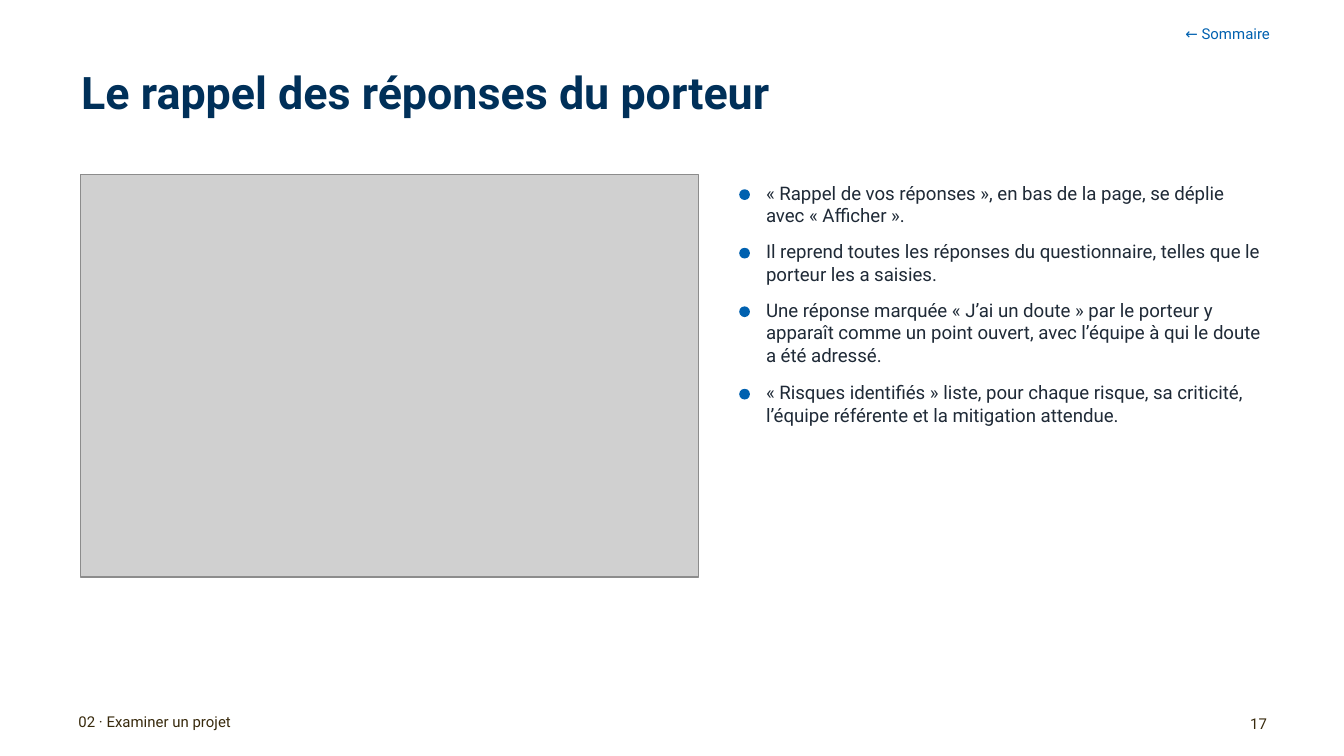
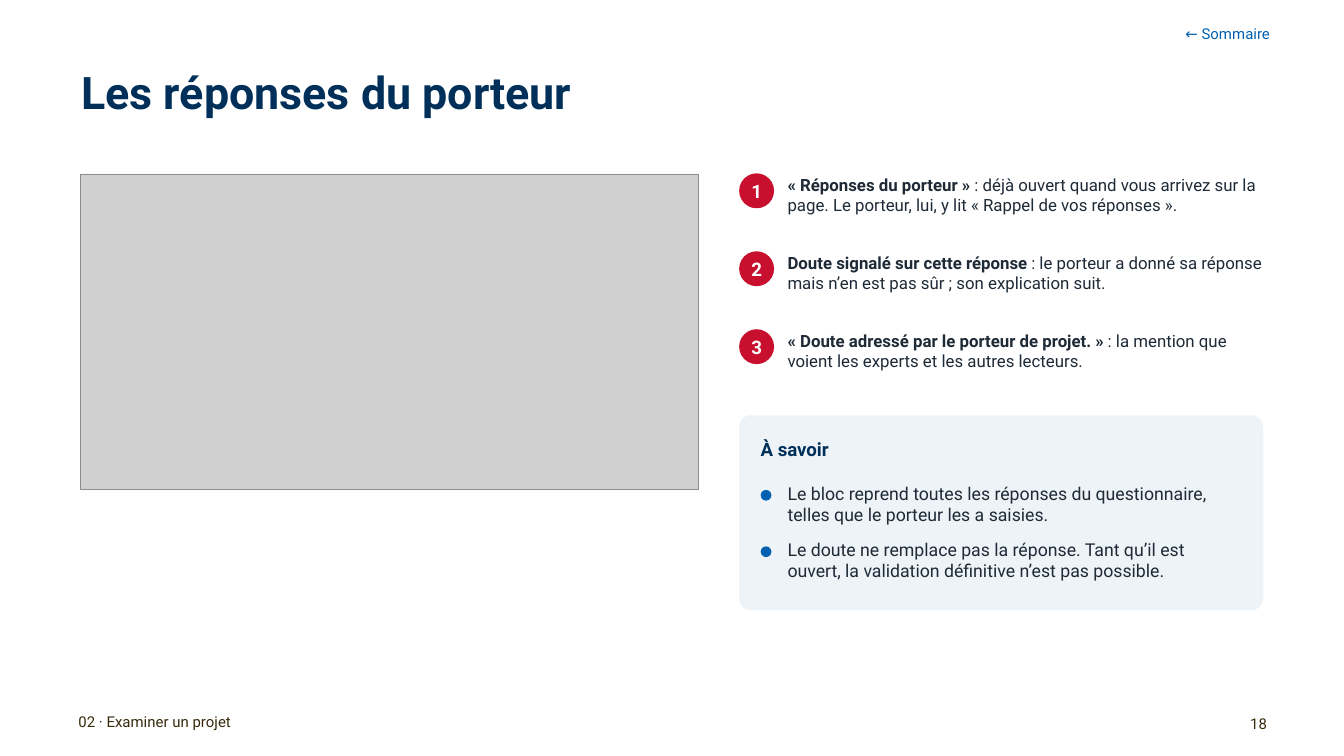
Before and after one commit to antoinelmariel-ux/ProjectNavigator, a slide deck: slide 18 of docs/Project Navigator_ Manuel SME.pptx (slide 17 before the commit). Drawn at 1344x756 pixels with LibreOffice and Linux fonts; fonts in the diff are those of the drawing; grey boxes stand for pictures; background and template pictures are left out. Boxes give left, top, right and bottom in pixels: in the first picture for what was removed or moved away, otherwise in the second. Text is boxed around its words. In the diff, an @@ line names an element or a change of style, - is before the commit and + after.

```diff
--- a/docs/Project Navigator_ Manuel SME.pptx
+++ b/docs/Project Navigator_ Manuel SME.pptx
@@ title at (81,75,572,118): text changed @@
-Le rappel des réponses du porteur
+Les réponses du porteur
@@ picture: place and size @@
-picture at (81,175,699,578)
+picture at (81,175,699,489)
@@ ellipse added at (739,173,774,208), fill #C8102E, 10 pt, text #FFFFFF, bold @@
+1
@@ text at (788,178,1255,215): text changed; size 10 to 9 pt @@
-« Rappel de vos réponses », en bas de la page, se déplie avec « Afficher ».
+« Réponses du porteur » : déjà ouvert quand vous arrivez sur la page. Le porteur, lui, y lit « Rappel de vos réponses ».
@@ ellipse "2": place and size @@
-ellipse "2" at (739,247,750,258)
+ellipse "2" at (739,251,774,286)
@@ ellipse "2" at (739,251,774,286): fill #0061B0 to #C8102E @@
@@ text in ellipse at (751,262,762,276): text added @@
+2
@@ text at (788,256,1261,293): text changed; size 10 to 9 pt @@
-Il reprend toutes les réponses du questionnaire, telles que le porteur les a saisies.
+Doute signalé sur cette réponse : le porteur a donné sa réponse mais n’en est pas sûr ; son explication suit.
@@ ellipse "3" at (739,329,774,364): fill #0061B0 to #C8102E @@
@@ ellipse "3": place and size @@
-ellipse "3" at (739,306,750,317)
+ellipse "3" at (739,329,774,364)
@@ text in ellipse at (751,340,762,354): text added @@
+3
@@ text at (788,334,1227,371): text changed; size 10 to 9 pt @@
-Une réponse marquée « J’ai un doute » par le porteur y apparaît comme un point ouvert, avec l’équipe à qui le doute a été adressé.
+« Doute adressé par le porteur de projet. » : la mention que voient les experts et les autres lecteurs.
@@ rounded rectangle added at (739,415,1263,610), fill #EEF3F8 @@
@@ text at (761,439,829,456): text changed; text colour #1F2A37 to #003059; bold on @@
-« Risques identifiés » liste, pour chaque risque, sa criticité, l’équipe référente et la mitigation attendue.
+À savoir
@@ ellipse: place and size @@
-ellipse at (739,388,750,399)
+ellipse at (761,491,771,501)
@@ text added at (788,486,1207,525), 9.5 pt, text #1F2A37 @@
+Le bloc reprend toutes les réponses du questionnaire, telles que le porteur les a saisies.
@@ ellipse: place and size @@
-ellipse at (739,190,750,200)
+ellipse at (761,547,771,558)
@@ text added at (788,542,1184,581), 9.5 pt, text #1F2A37 @@
+Le doute ne remplace pas la réponse. Tant qu’il est ouvert, la validation définitive n’est pas possible.
@@ page number at (1250,718,1267,729): text changed @@
-17
+18
```
Also in this commit, not shown: 4 other slides changed, 1 slide added.
